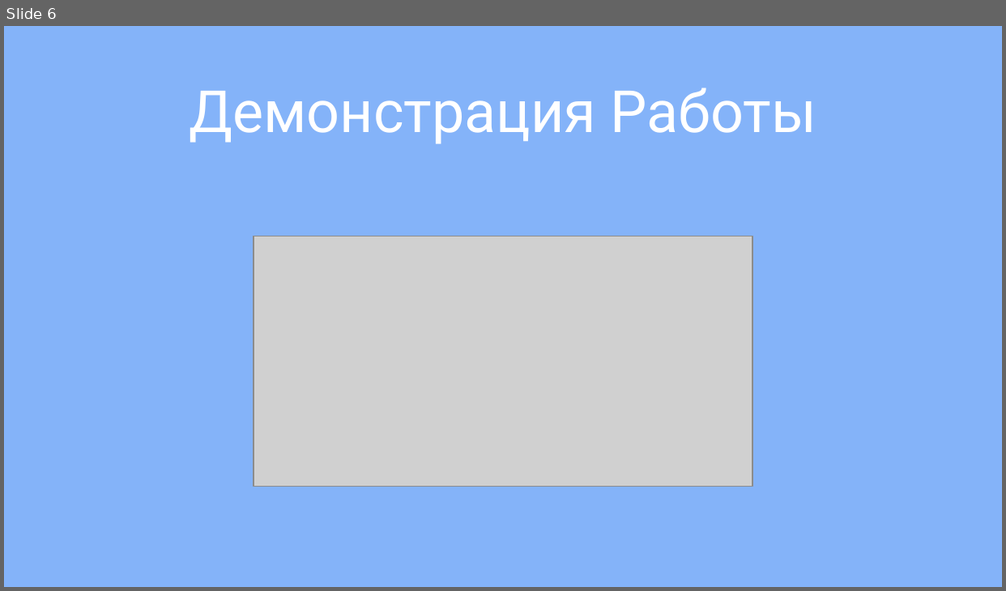
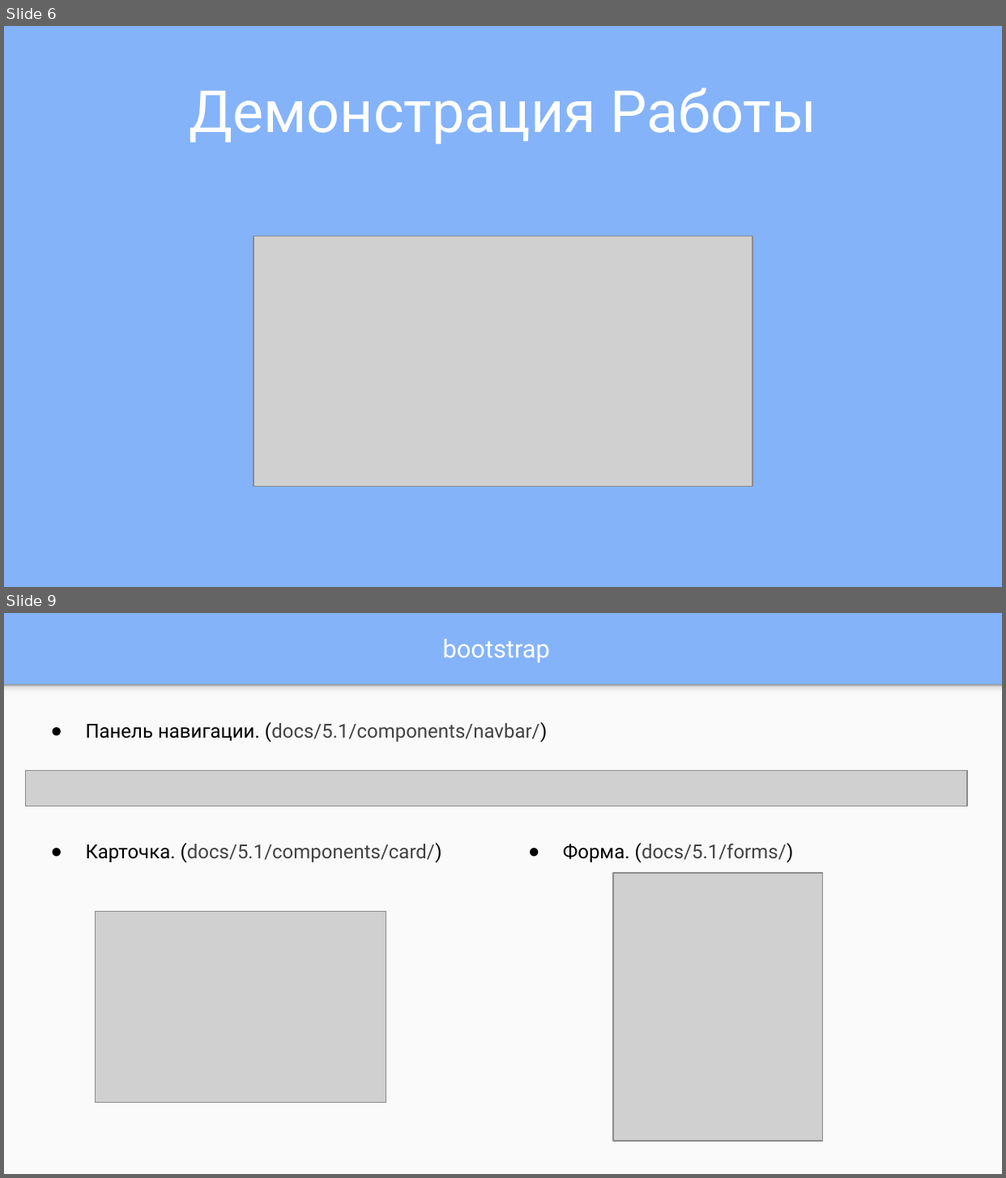
Before and after one commit to BearForesterSmallBeef/TeacherAndParent, a slide deck: materials/presentation/presentation.pptx. Shown one above the other, each under a label of ours: slide 6 before the commit, slides 6 and 9 after it; the slides between them are not shown. The pictures are 1006x591 and 1006x1178 pixels, drawn with LibreOffice and Linux fonts; fonts in the diff are those of the drawing; grey boxes stand for pictures. Boxes give left, top, right and bottom in pixels: in the first picture for what was removed or moved away, otherwise in the second. Text is boxed around its words. In the diff, an @@ line names an element or a change of style, - is before the commit and + after.

```diff
--- a/materials/presentation/presentation.pptx
+++ b/materials/presentation/presentation.pptx
@@ slide 9 added at (4, 613, 1002, 1174), background #84B3F9 @@
@@ title added at (443, 639, 550, 662), 18 pt, text #FFFFFF @@
+bootstrap
@@ rectangle added at (4, 685, 1002, 1174), fill #FAFAFA @@
@@ rectangle added at (4, 685, 1002, 696), fill gradient #F9F9F9 to #DEDEDE to #999999 @@
@@ text added at (86, 722, 548, 742), 14 pt, text #424242 @@
+● Панель навигации. (docs/5.1/components/navbar/)
@@ picture added at (26, 771, 968, 807) @@
@@ text added at (86, 843, 442, 863), 14 pt, text #424242 @@
+● Карточка. (docs/5.1/components/card/)
@@ text added at (563, 843, 794, 863), 14 pt, text #424242 @@
+● Форма. (docs/5.1/forms/)
@@ picture added at (613, 874, 822, 1142) @@
@@ picture added at (95, 911, 386, 1102) @@
```
Also in this commit, not shown: 16 other slides added, 28 other files.
